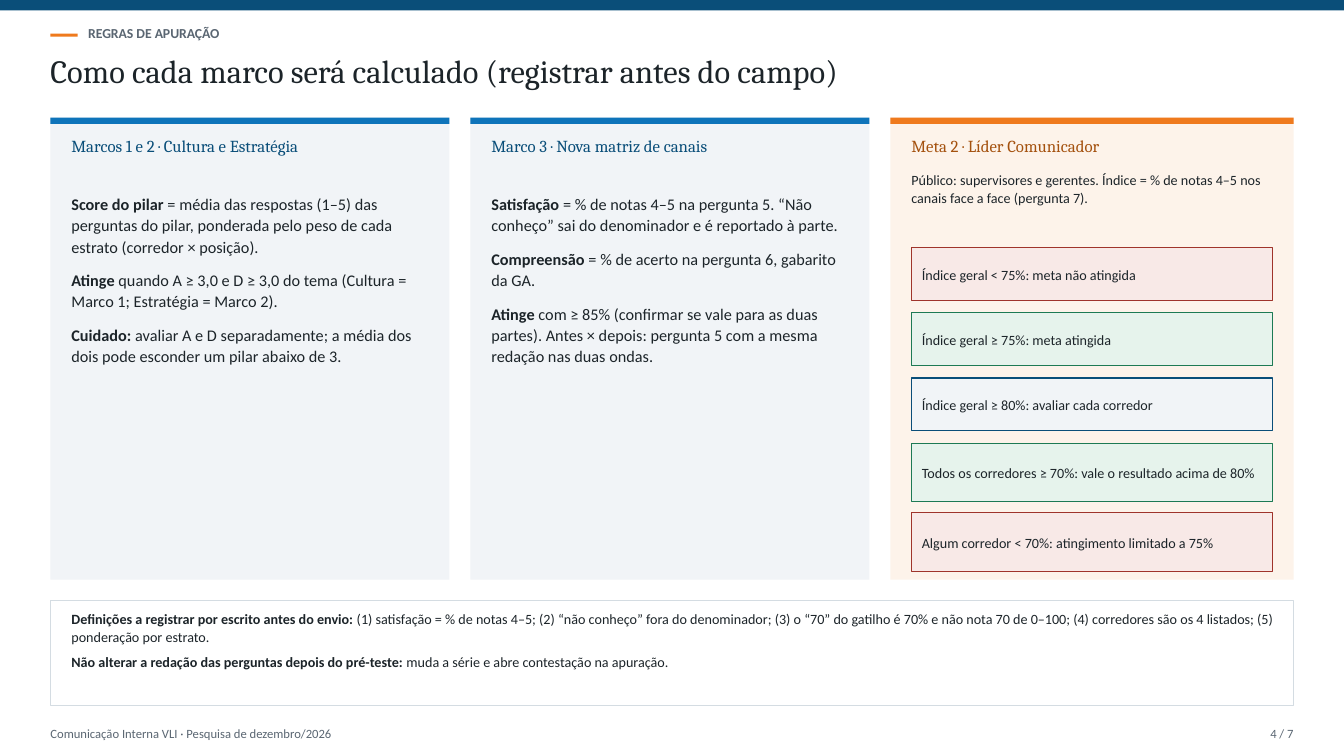
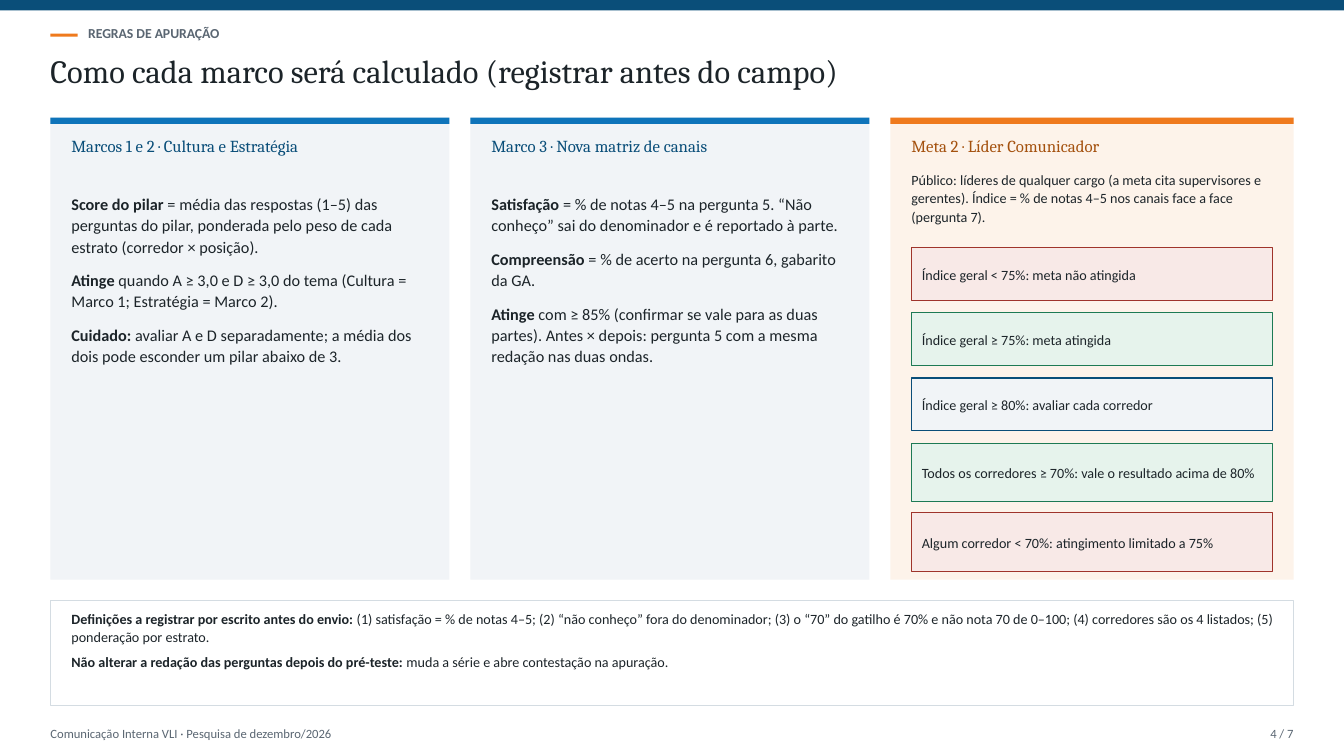
Before and after one commit to jobevieira/vli-preview, a slide deck: slide 4 of pesquisa-comunicacao-de-para/Pesquisa_Comunicacao_DE_PARA.pptx. Drawn at 1344x756 pixels with LibreOffice and Linux fonts; fonts in the diff are those of the drawing. Boxes give left, top, right and bottom in pixels: in the first picture for what was removed or moved away, otherwise in the second. Text is boxed around its words. In the diff, an @@ line names an element or a change of style, - is before the commit and + after.

```diff
--- a/pesquisa-comunicacao-de-para/Pesquisa_Comunicacao_DE_PARA.pptx
+++ b/pesquisa-comunicacao-de-para/Pesquisa_Comunicacao_DE_PARA.pptx
@@ text at <box>911,175,1261,225</box>: text changed @@
-Público: supervisores e gerentes. Índice = % de notas 4–5 nos canais face a face (pergunta 7).
+Público: líderes de qualquer cargo (a meta cita supervisores e gerentes). Índice = % de notas 4–5 nos canais face a face (pergunta 7).
```
Also in this commit, not shown: 5 other slides changed, 3 other files.
